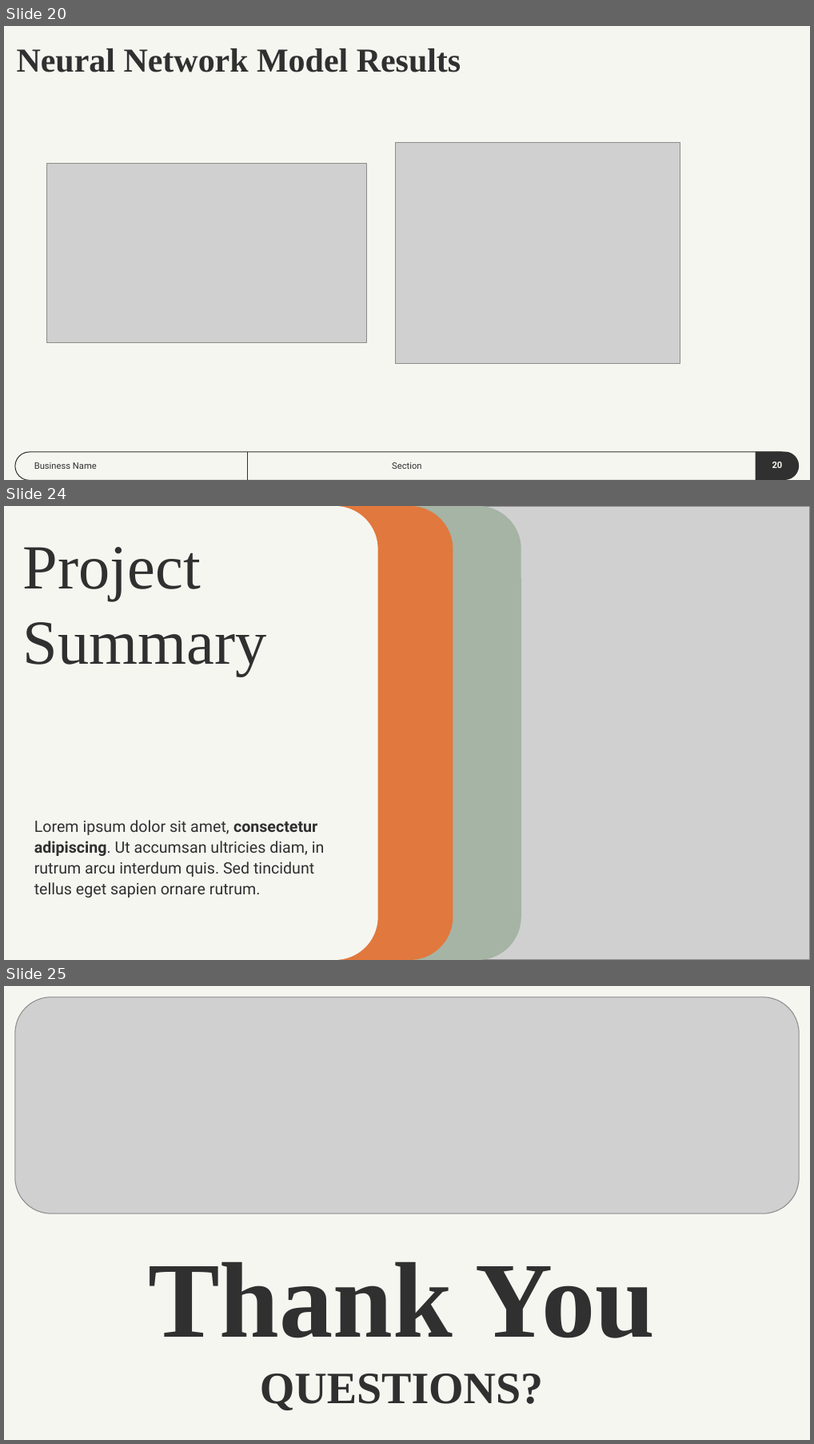
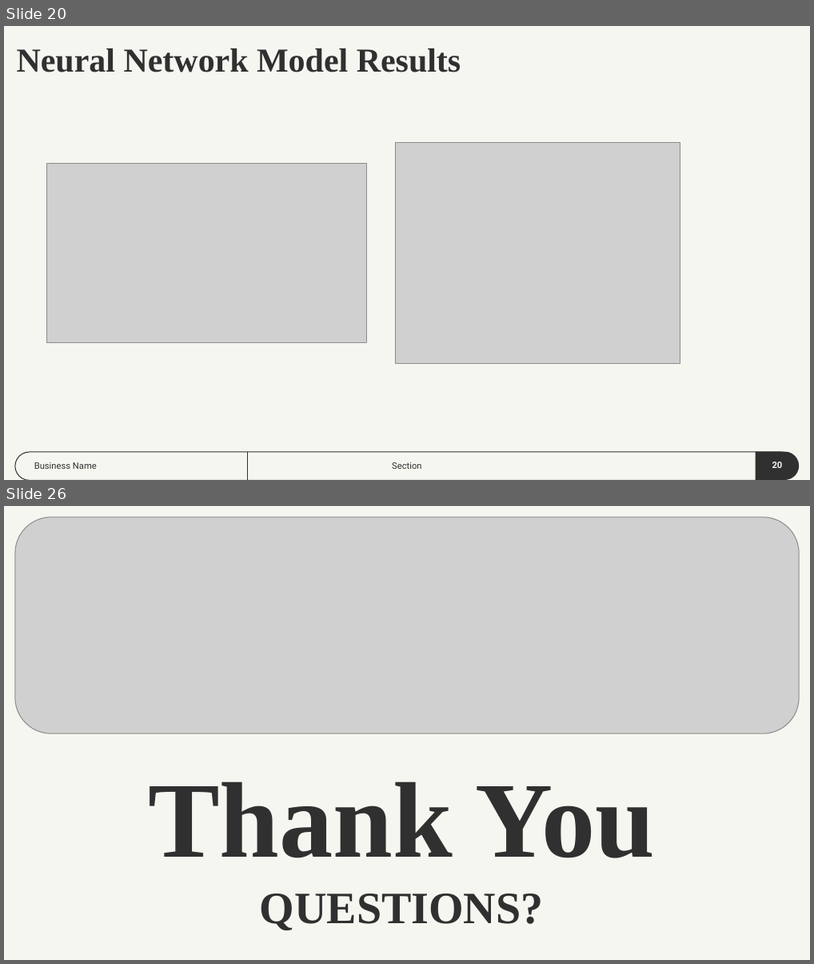
Before and after one commit to dmartinj12/Census_Inequality, a slide deck: Census Inequality Project.pptx. Shown one above the other, each under a label of ours: slides 20, 24 and 25 before the commit, slides 20 and 26 after it; the slides between them are not shown. The pictures are 814x1444 and 814x964 pixels, drawn with LibreOffice and Linux fonts; fonts in the diff are those of the drawing; grey boxes stand for pictures. Boxes give left, top, right and bottom in pixels: in the first picture for what was removed or moved away, otherwise in the second. Text is boxed around its words. In the diff, an @@ line names an element or a change of style, - is before the commit and + after.

```diff
--- a/Census Inequality Project.pptx
+++ b/Census Inequality Project.pptx
@@ slide 24 removed at (x1=4, y1=506, x2=810, y2=960), background #F6F6F1 @@
@@ rounded rectangle removed at (x1=4, y1=506, x2=378, y2=959) @@
@@ rounded rectangle removed at (x1=78, y1=506, x2=453, y2=959) @@
@@ rounded rectangle removed at (x1=146, y1=506, x2=522, y2=959) @@
@@ picture removed at (x1=341, y1=506, x2=810, y2=959) @@
@@ title removed at (x1=23, y1=547, x2=267, y2=676) @@
-Project Summary
@@ text removed at (x1=34, y1=820, x2=325, y2=897) @@
-Lorem ipsum dolor sit amet, consectetur adipiscing. Ut accumsan ultricies diam, in rutrum arcu interdum quis. Sed tincidunt tellus eget sapien ornare rutrum.
@@ what was slide 25 is now slide 26 @@
```
Also in this commit, not shown: 5 slides added, 3 other slides removed, 1 other file.
